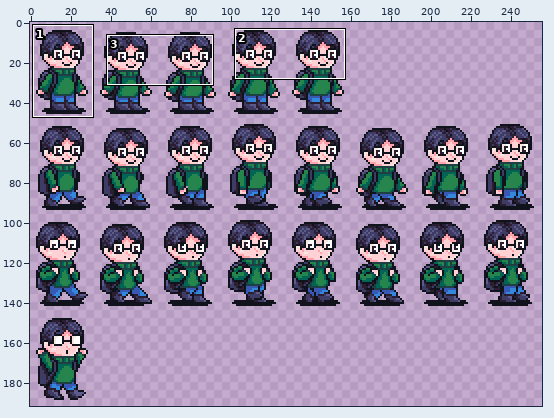
A sprite sheet gets an edit: assets/sprites/pedestrians/boy/boy-spritesheet.png. The first picture is a wide view before the edit; the outline marks the close-up.
Close-up. As it was:
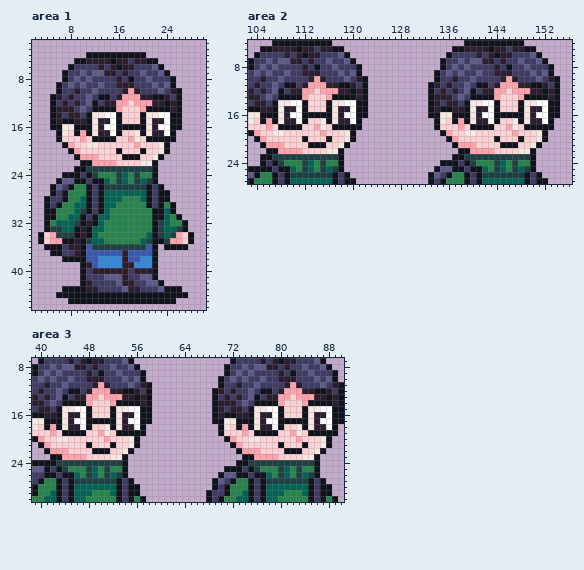
The file is 256x192 pixels. Shown: area 1: x 2..30, y 2..46; area 2: x 103..156, y 4..27; area 3: x 39..90, y 7..30.
New version:
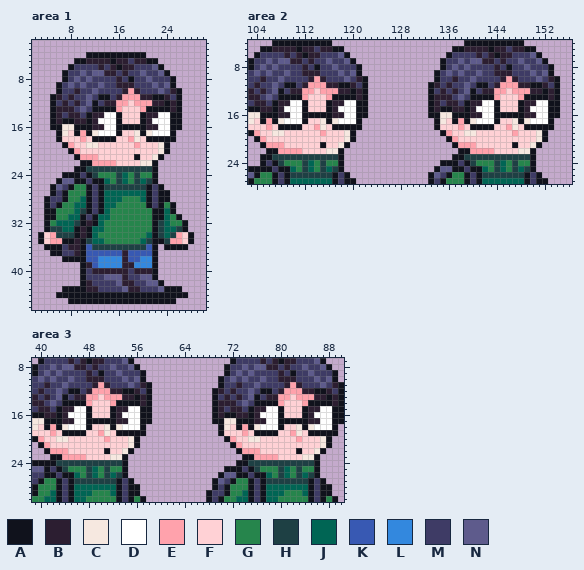
Palette (. is transparent): A #10121c  B #2c1e31  C #f6e8e0  D #ffffff  E #ffa2ac  F #ffd1d5  G #26854c  H #1e4044  J #006554  K #3859b3  L #3388de  M #3e3b65  N #5e5b8c
Diff:
Area 1:
Colour B replaces colour C in row 14 at x 12 to 13 and 21 to 22; in rows 15 to 16 at x 12 and 21.
Colour D replaces colour B in row 15 at x 13 to 14 and 22 to 23; in row 17 at x 13 to 14 and 22 to 23.
Colour F replaces colour A in row 20 at x 16 and 20; in row 21 at x 17 to 18.
Area 2:
Colour B replaces colour C in row 14 at x 108 to 109, 117 to 118, 140 to 141 and 149 to 150; in rows 15 to 16 at x 108, 117, 140 and 149.
Colour D replaces colour B in row 15 at x 109 to 110, 118 to 119, 141 to 142 and 150 to 151; in row 17 at x 109 to 110, 118 to 119, 141 to 142 and 150 to 151.
Colour F replaces colour A in row 20 at x 112, 116, 144 and 148; in row 21 at x 113 to 114 and 145 to 146.
Area 3:
Colour B replaces colour C in row 15 at x 44 to 45, 53 to 54, 76 to 77 and 85 to 86; in rows 16 to 17 at x 44, 53, 76 and 85.
Colour D replaces colour B in row 16 at x 45 to 46, 54 to 55, 77 to 78 and 86 to 87; in row 18 at x 45 to 46, 54 to 55, 77 to 78 and 86 to 87.
Colour F replaces colour A in row 21 at x 48, 52, 80 and 84; in row 22 at x 49 to 50 and 81 to 82.
